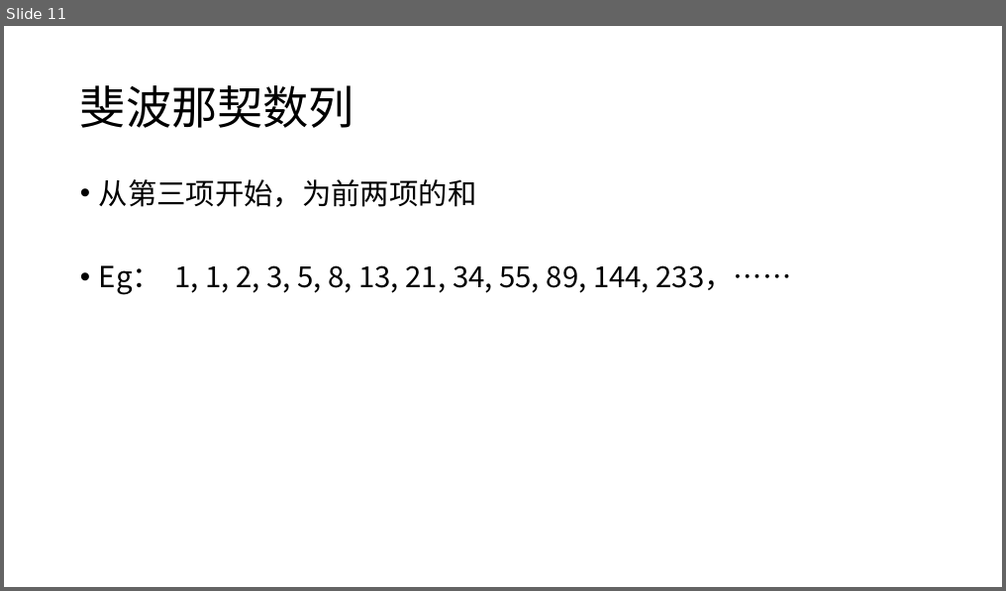
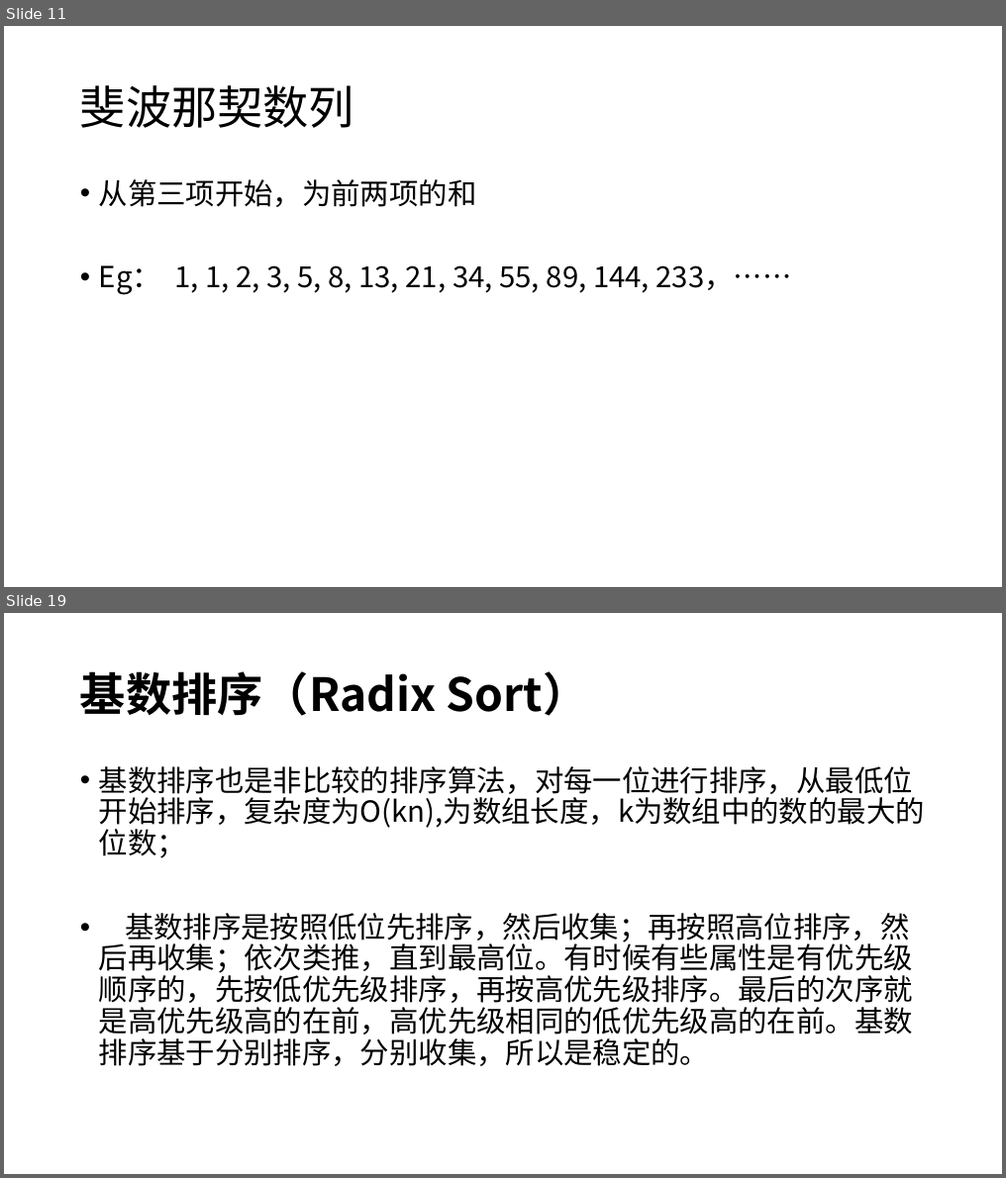
Before and after one commit to Fine-yang/LGS, a slide deck: 0320/排序算法.pptx. Shown one above the other, each under a label of ours: slide 11 before the commit, slides 11 and 19 after it; the slides between them are not shown. The pictures are 1006x591 and 1006x1178 pixels, drawn with LibreOffice and Linux fonts; fonts in the diff are those of the drawing. Boxes give left, top, right and bottom in pixels: in the first picture for what was removed or moved away, otherwise in the second. Text is boxed around its words. In the diff, an @@ line names an element or a change of style, - is before the commit and + after.

```diff
--- a/0320/排序算法.pptx
+++ b/0320/排序算法.pptx
@@ slide 19 added at (4, 613, 1002, 1174), background #FFFFFF @@
@@ title added at (80, 671, 589, 716), 44 pt, text #000000, bold @@
+基数排序（Radix Sort）
@@ text added at (99, 766, 925, 1066), 28 pt, text #000000 @@
+• 基数排序也是非比较的排序算法，对每一位进行排序，从最低位开始排序，复杂度为O(kn),为数组长度，k为数组中的数的最大的位数；
+• 基数排序是按照低位先排序，然后收集；再按照高位排序，然后再收集；依次类推，直到最高位。有时候有些属性是有优先级顺序的，先按低优先级排序，再按高优先级排序。最后的次序就是高优先级高的在前，高优先级相同的低优先级高的在前。基数排序基于分别排序，分别收集，所以是稳定的。
```
Also in this commit, not shown: 9 other slides added, 5 other files.
